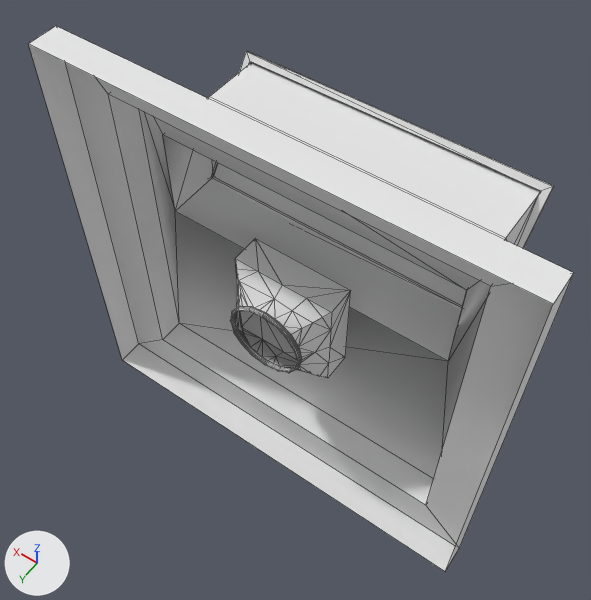
What one commit did to the OBJ model experiments/delay.jbbsrc/assets/models/podium.obj.
Camera for both pictures: a 50 mm lens placed at (-1.83, 2.23, 4.09), pointed at (0.08, -0.44, -0.11). Arrows for +X, +Y and +Z are at lower left; the lights stay in place. Mesh edges are drawn as thin lines. Where no turn or scale is listed for an object, it has been applied to the vertices. Vertices at the same position are counted once.

In view in the first picture: 'Kionokrano.001', 'Layer_01.001', 'Layer_02'.
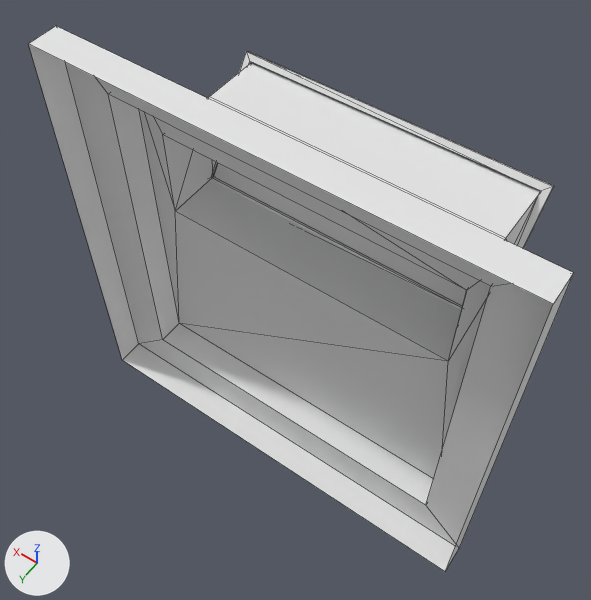
The change, as a list of edits to the scene's bpy script:
```text
Change me_layer_01_001:
    where me_layer_01_001.from_pydata(...)  # 44 vertices, 54 faces; spans x -1.5..1.5, y -1.32..0.0, z -1.5..1.5
    used by ob_layer_01_001; location = (0.0, 0.0, 0.0)
    remove me_layer_01_001.materials.append(mat_none)  # white #e7e7e7
    me_layer_01_001 part 1
    10 faces are deleted
    10 new faces join them
Remove ob_kionokrano_001:
    ob_kionokrano_001 = bpy.data.objects.new('Kionokrano.001', me_kionokrano_001)
    ob_kionokrano_001.location = (0.0, 0.0, 0.0)
```

Where the change shows, as pixel boxes (x1, y1, x2, y2) in the pictures (591 x 600 px; the box of a moved part takes in the faces that stretch with it):
'Kionokrano.001', deleted: before (230, 238, 351, 378)
part 1 of me_layer_01_001, moved or reshaped: (163, 62, 540, 361) in both
